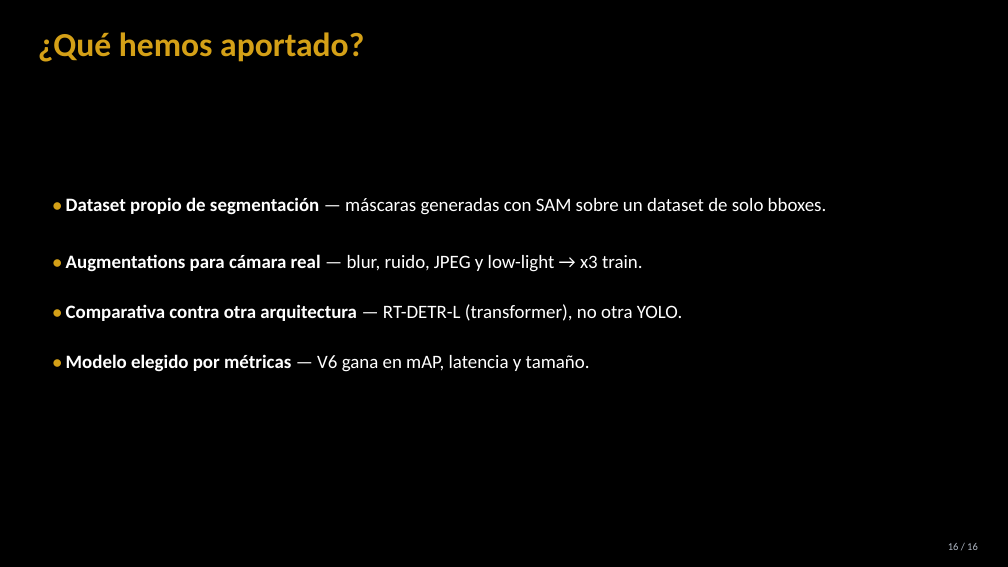
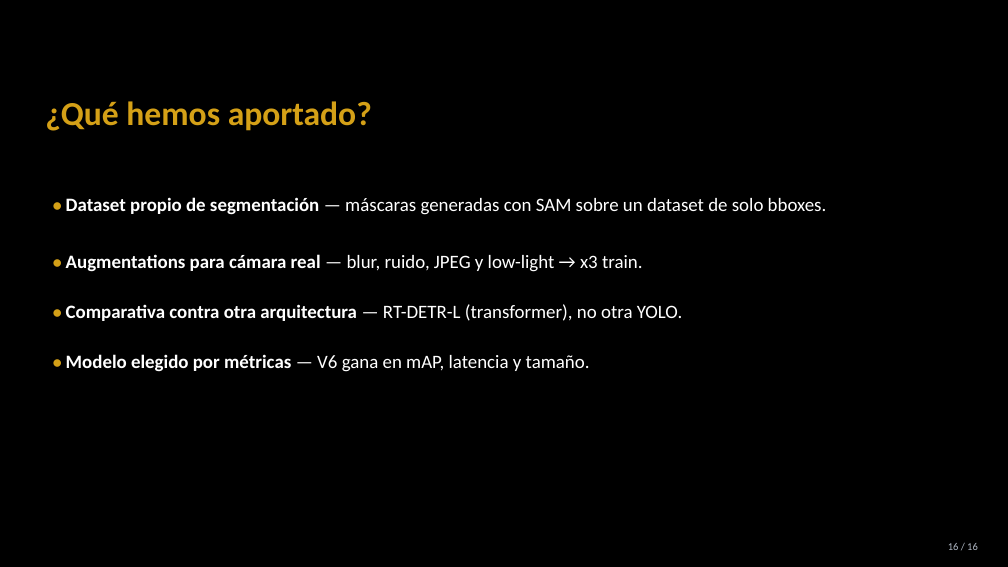
Before and after one commit to davidmoreda/blackjack-VAI, a slide deck: slide 16 of docs/presentation_assets/BlackjackVAI_presentacion.pptx (slide 18 before the commit). Drawn at 1008x567 pixels with LibreOffice and Linux fonts; fonts in the diff are those of the drawing. Boxes give left, top, right and bottom in pixels: in the first picture for what was removed or moved away, otherwise in the second. Text is boxed around its words. In the diff, an @@ line names an element or a change of style, - is before the commit and + after.

```diff
--- a/docs/presentation_assets/BlackjackVAI_presentacion.pptx
+++ b/docs/presentation_assets/BlackjackVAI_presentacion.pptx
@@ text "¿Qué hemos aportado?": place and size @@
-text "¿Qué hemos aportado?" at (38,32,364,62)
+text "¿Qué hemos aportado?" at (45,101,372,131)
```
Also in this commit, not shown: 3 other slides changed, 2 slides removed, 2 other files.
